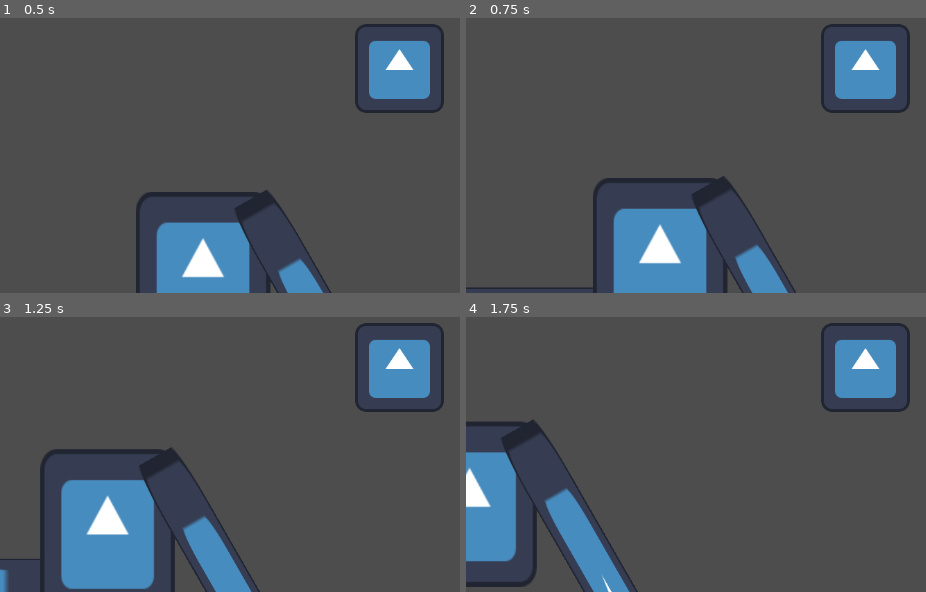
Above: before the commit, frames 1-4 (two rows, left to right).
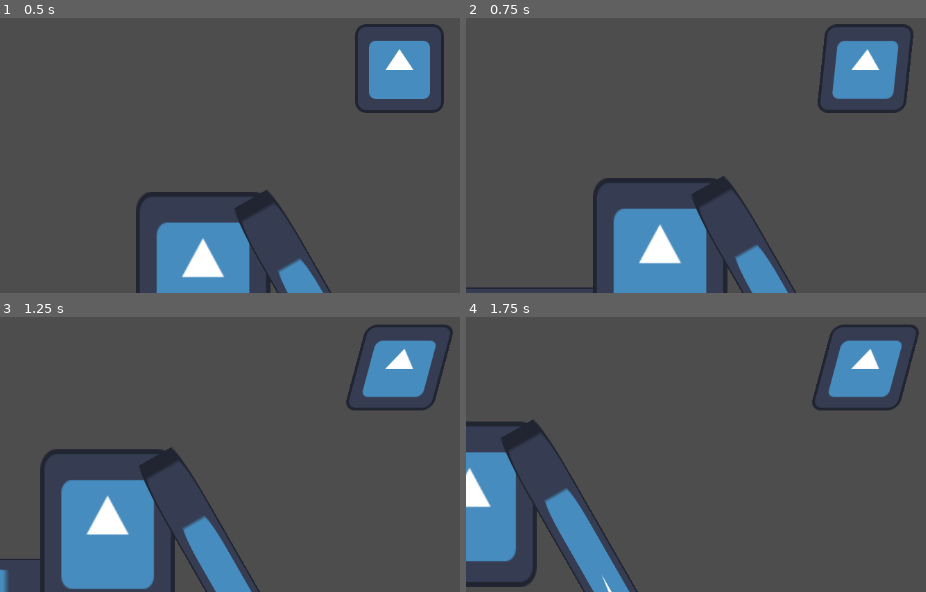
Above: after the commit, the same moments.

Repository: popatr/char
Game: Godot game, scene res://level1.tscn
Same seed, same stepped clock (60 frames per second), same inputs: the game is played once before the commit and once after it. The engine's default icon, where the game draws it, is replaced by a stand-in: a white triangle on a blue panel in a dark square.
Inputs:
- Up to frame 1 (0.5 s): no input
- Up to frame 2 (0.75 s): tap Enter (ui_accept) at 0.5 s; hold Right (ui_right) from 0.53 s (still down)
- Up to frame 3 (1.25 s): keep holding Right (ui_right); tap Enter (ui_accept) at 0.77 s
- Up to frame 4 (1.75 s): keep holding Right (ui_right); tap Enter (ui_accept) at 1.52 s

Frame 1 is identical in both runs. In frame 2, 0.8% of the frame differs, in the area x 76-98%, y 2-35%; in frame 3, 1.5%, in the area x 75-99%, y 2-35%; in frame 4, 1.5%.

Commit message:
higher jump when moving faster, floatier glide.

Diff:
--- a/player.gd
+++ b/player.gd
@@ -9,6 +9,8 @@
 var air_jumps:int=MAX_AIR_JUMPS
 var jumpRequestedTime:int=0
 var physicsInfo:PhysicsInfo = PhysicsInfo.new()
+var goalAngle:float = 0
+var goalSkew:float = 0
 
 # Get the gravity from the project settings to be synced with RigidBody nodes.
 var gravity = ProjectSettings.get_setting("physics/2d/default_gravity")
@@ -45,6 +47,11 @@
 	var direction: float = Input.get_axis("ui_left", "ui_right")
 	velocity.x = move_toward(velocity.x, GetTargetSpeed(direction, SPEED), GetAccel(direction, xaccel, delta))
 	move_and_slide()
+
+	goalAngle = 0 if !OnFloorRecentlyEnough() else physicsInfo.floorNormal.angle() + PI/2
+	goalSkew = (velocity.x / SPEED) * PI/12
+	rotation = move_toward(rotation, goalAngle, 5*delta)
+	skew = move_toward(skew, goalSkew, 5*delta)
 
 const JUMP_REQUEST_RECENT_ENOUGH: int = 500
 func JumpRequestedRecentlyEnough() -> bool:
@@ -86,7 +93,7 @@
 
 func CollectPhysicsInfo():
 	physicsInfo.onFloor = is_on_floor()
-	physicsInfo.floorNormal = Vector2.ZERO if !physicsInfo.onFloor else get_floor_normal()
+	physicsInfo.floorNormal = physicsInfo.floorNormal if !physicsInfo.onFloor else get_floor_normal()
 	if physicsInfo.onFloor: physicsInfo.onFloorTime = Time.get_ticks_msec()
 	physicsInfo.lastSlideCollision = get_last_slide_collision()
 	physicsInfo.downHillDirection = 0 if !physicsInfo.onFloor else 1 if physicsInfo.floorNormal.x > 0 else -1
